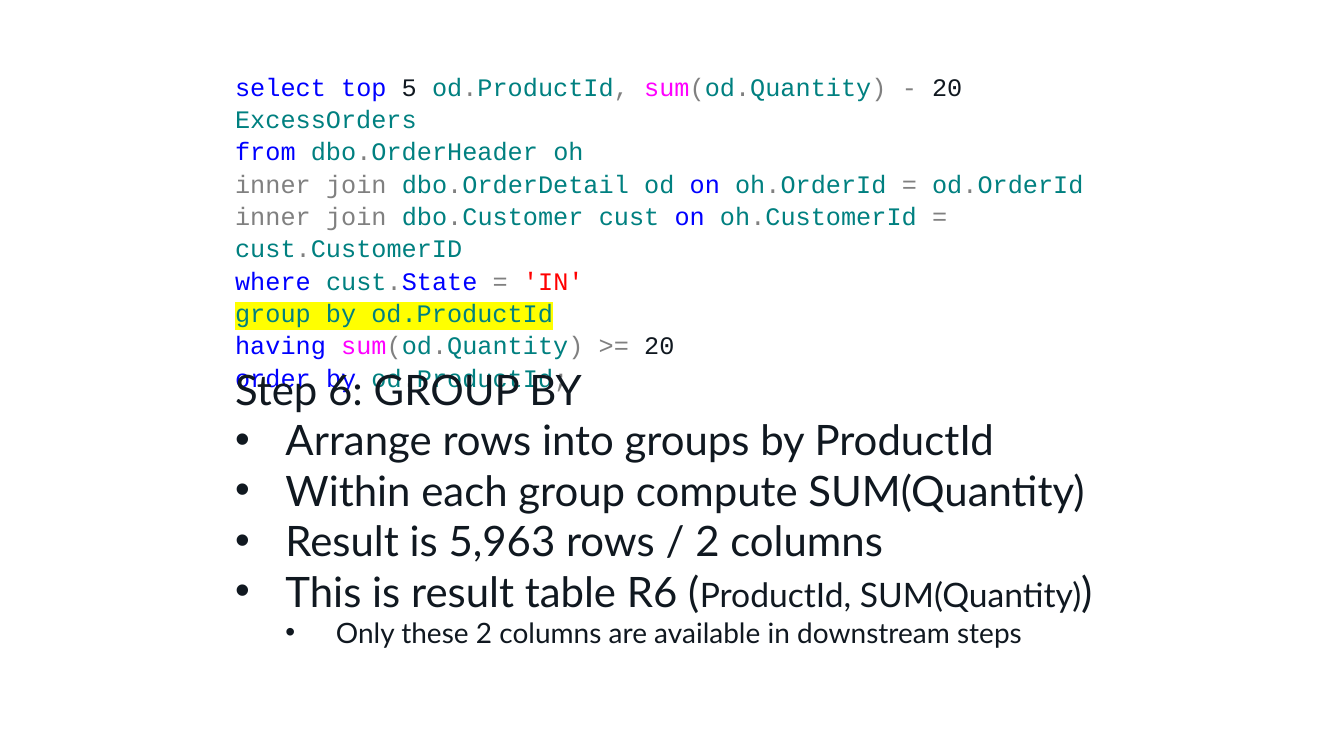
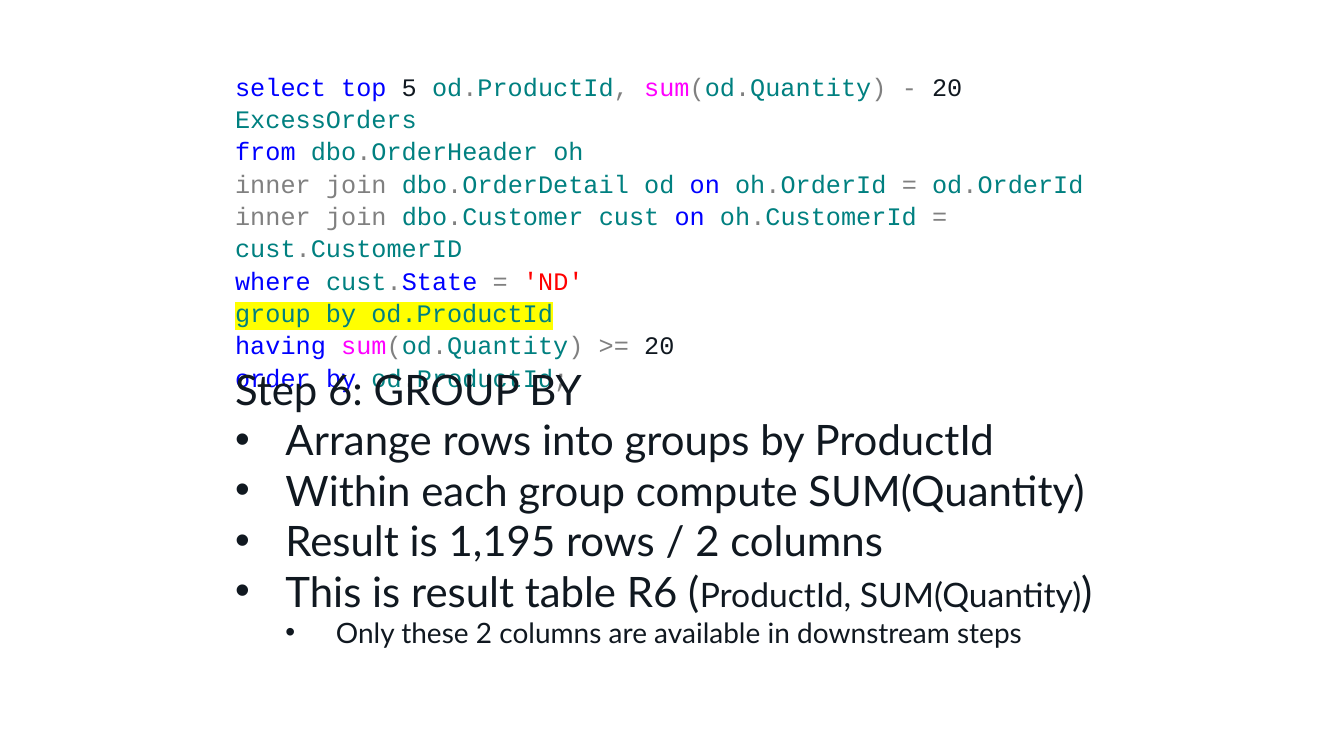
Before and after one commit to tf3604/OptimizerPresentation, a slide deck: slide 14 of Optimizer.pptx. Drawn at 1344x756 pixels with LibreOffice and Linux fonts; fonts in the diff are those of the drawing; background and template pictures are left out. Boxes give left, top, right and bottom in pixels: in the first picture for what was removed or moved away, otherwise in the second. Text is boxed around its words. In the diff, an @@ line names an element or a change of style, - is before the commit and + after.

```diff
--- a/Optimizer.pptx
+++ b/Optimizer.pptx
@@ text at [235,271,584,291]: text changed @@
-where cust.State = 'IN'
+where cust.State = 'ND'
@@ text at [285,525,883,562]: text changed @@
-• Result is 5,963 rows / 2 columns
+• Result is 1,195 rows / 2 columns
```
Also in this commit, not shown: 11 other slides changed.
